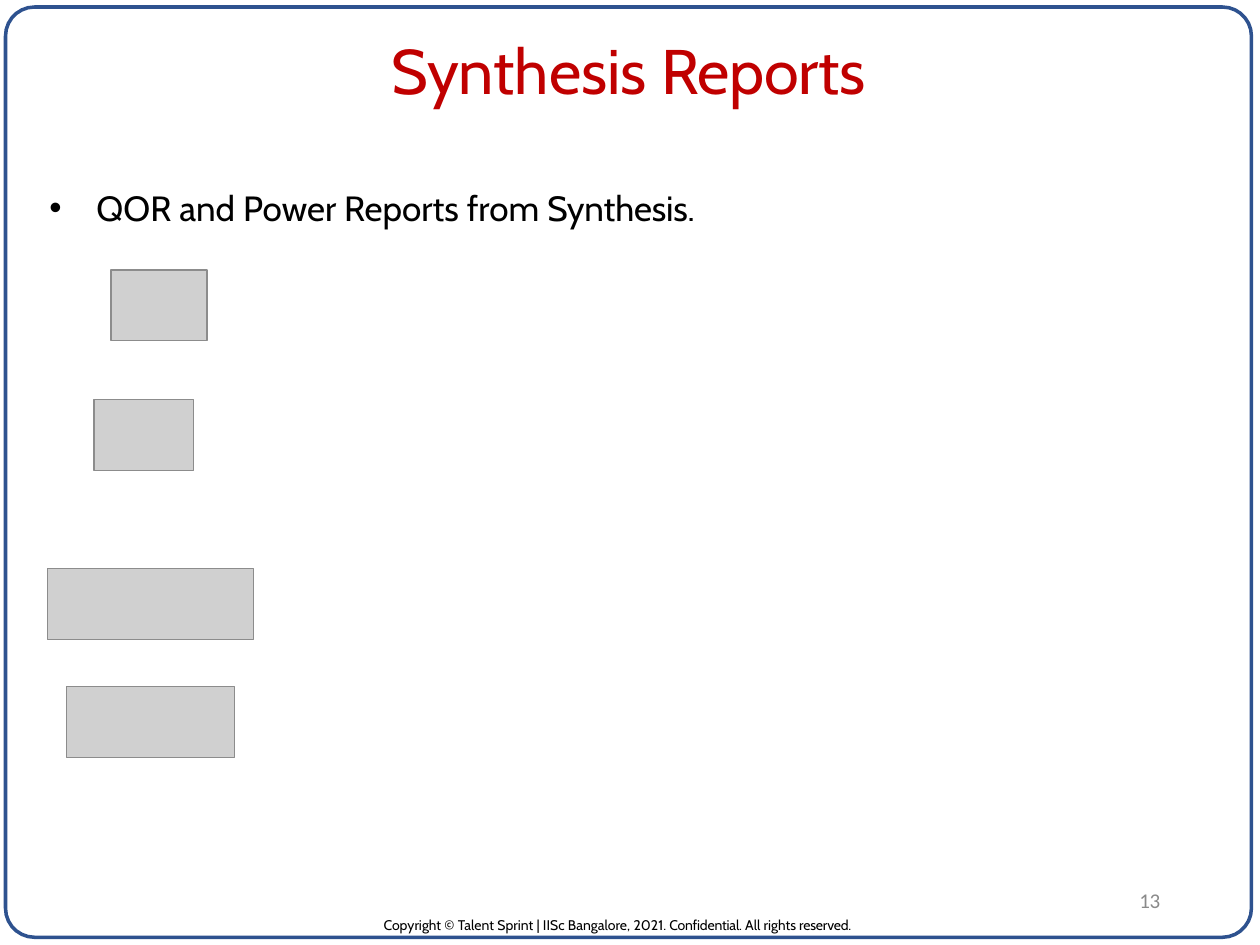
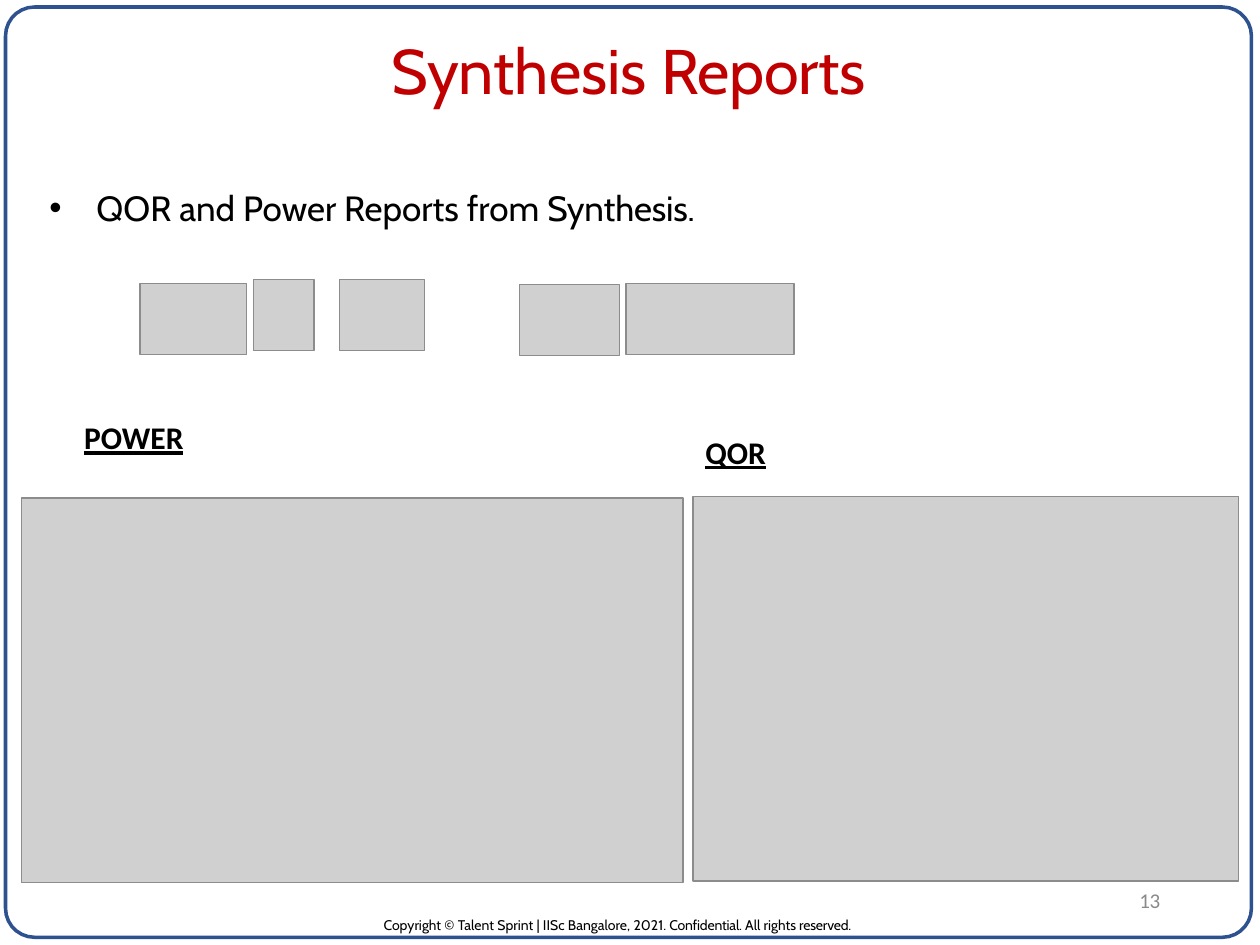
Before and after one commit to pvrajeshkumar/IISC_DVLSI_ML_Project, a slide deck: slide 13 of Project_Report/ASIC for Neural Network inference_P_V_Rajesh_Kumar.pptx. Drawn at 1260x945 pixels with LibreOffice and Linux fonts; fonts in the diff are those of the drawing; grey boxes stand for pictures. Boxes give left, top, right and bottom in pixels: in the first picture for what was removed or moved away, otherwise in the second. Text is boxed around its words. In the diff, an @@ line names an element or a change of style, - is before the commit and + after.

Commit message:
Updated Project Report with Synthesis reports.

```diff
--- a/Project_Report/ASIC for Neural Network inference_P_V_Rajesh_Kumar.pptx
+++ b/Project_Report/ASIC for Neural Network inference_P_V_Rajesh_Kumar.pptx
@@ picture removed at bbox=[111, 270, 207, 340] @@
@@ picture added at bbox=[140, 284, 246, 354] @@
@@ picture added at bbox=[253, 280, 314, 350] @@
@@ picture added at bbox=[339, 280, 425, 350] @@
@@ picture added at bbox=[520, 285, 620, 355] @@
@@ picture added at bbox=[626, 284, 794, 354] @@
@@ picture removed at bbox=[94, 399, 194, 470] @@
@@ text added at bbox=[84, 428, 183, 455], 18 pt, text #000000, bold, underline @@
+POWER
@@ text added at bbox=[705, 443, 766, 469], 18 pt, text #000000, bold, underline @@
+QOR
@@ picture added at bbox=[21, 498, 683, 882] @@
@@ picture added at bbox=[693, 496, 1239, 881] @@
@@ picture removed at bbox=[48, 568, 255, 639] @@
@@ picture removed at bbox=[67, 687, 234, 757] @@
```
Also in this commit, not shown: 6 other slides changed.
